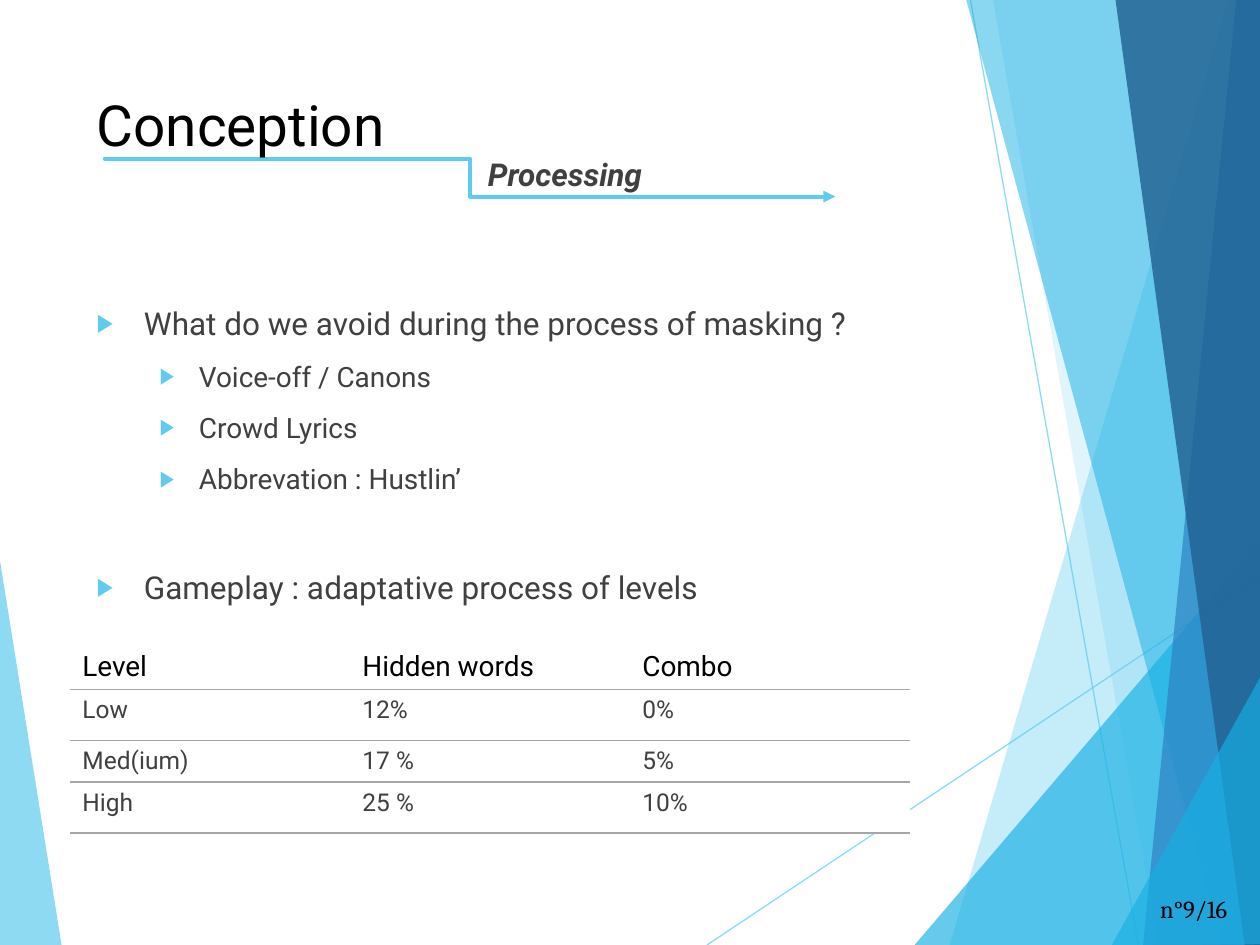
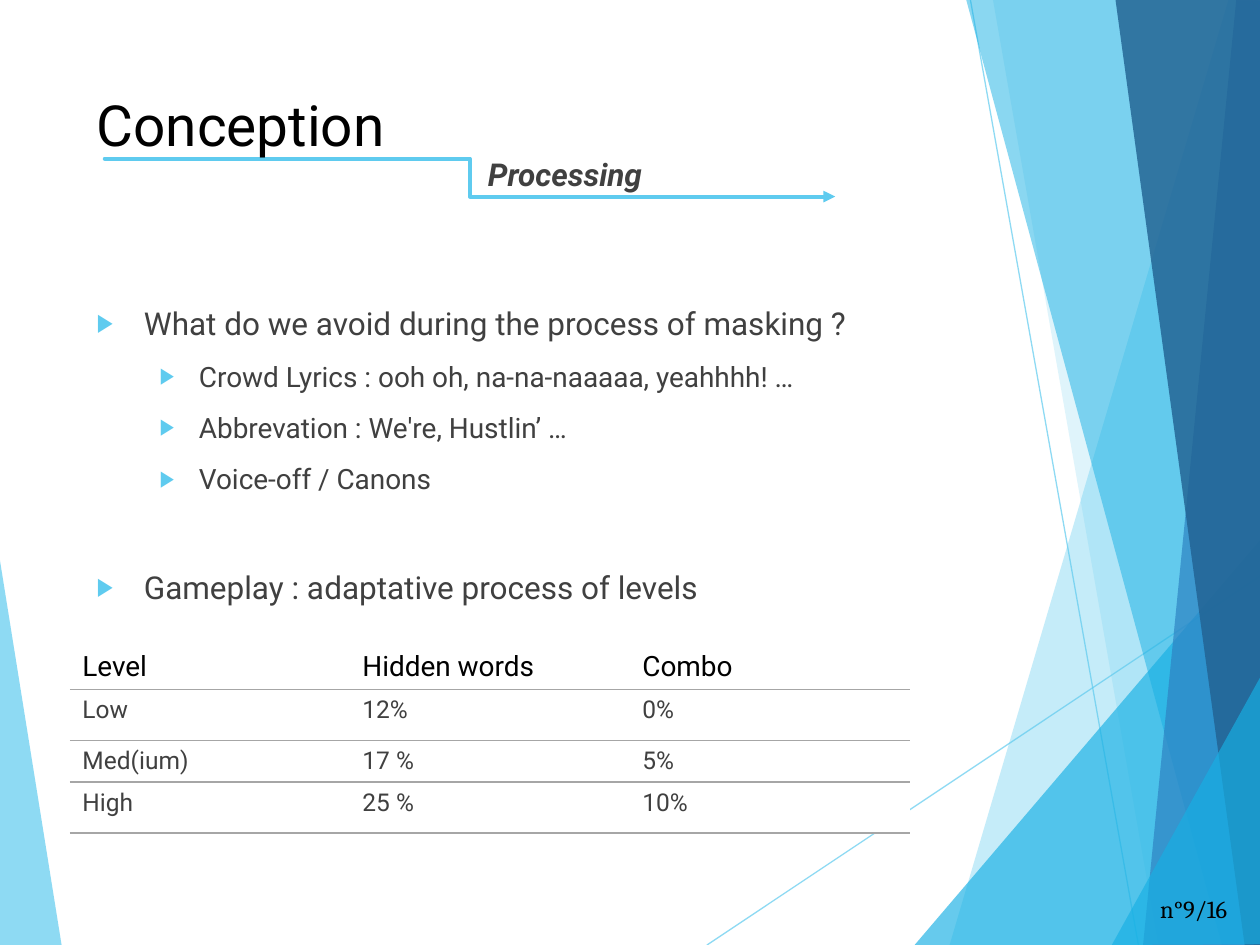
Before and after one commit to Terrasse/Dontforgetthelyrics, a slide deck: slide 9 of English_project.pptx. Drawn at 1260x945 pixels with LibreOffice and Linux fonts; fonts in the diff are those of the drawing. Boxes give left, top, right and bottom in pixels: in the first picture for what was removed or moved away, otherwise in the second. Text is boxed around its words. In the diff, an @@ line names an element or a change of style, - is before the commit and + after.

Commit message:
fix ppt

```diff
--- a/English_project.pptx
+++ b/English_project.pptx
@@ text at (199,366,768,442): paragraphs added @@
+  ▶ Crowd Lyrics : ooh oh, na-na-naaaaa, yeahhhh! …
+  ▶ Abbrevation : We're, Hustlin’ …
@@ text at (199,417,461,490): paragraphs removed @@
-  ▶ Crowd Lyrics
-  ▶ Abbrevation : Hustlin’
```
Also in this commit, not shown: 3 other slides changed, 1 other file.
